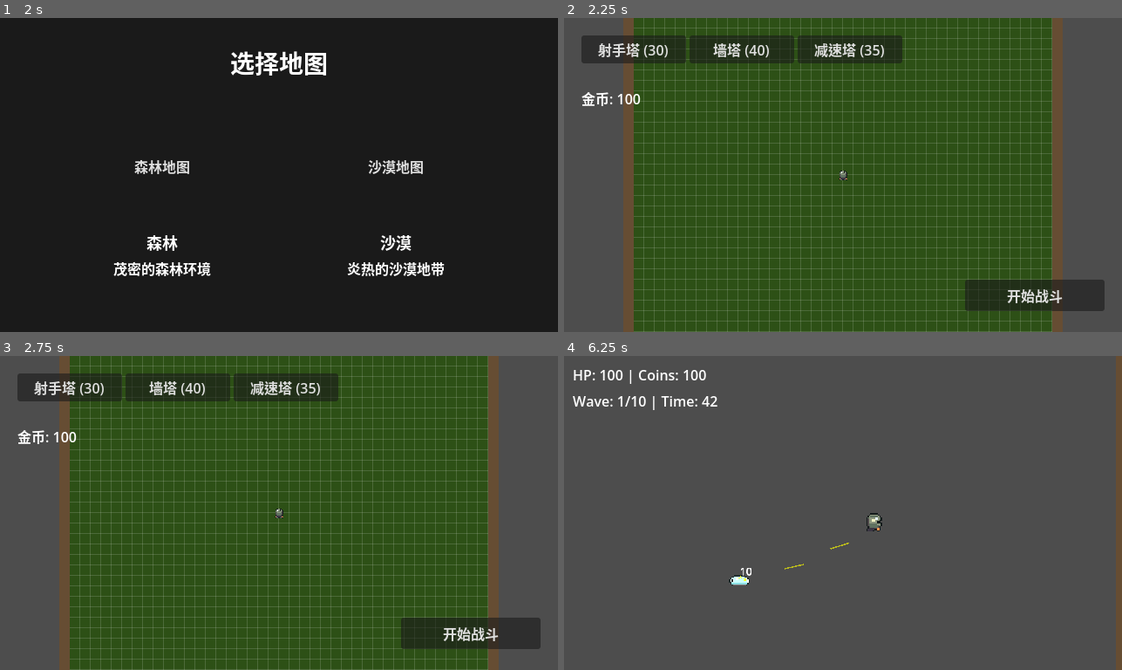
Above: before the commit, frames 1-4 (two rows, left to right).
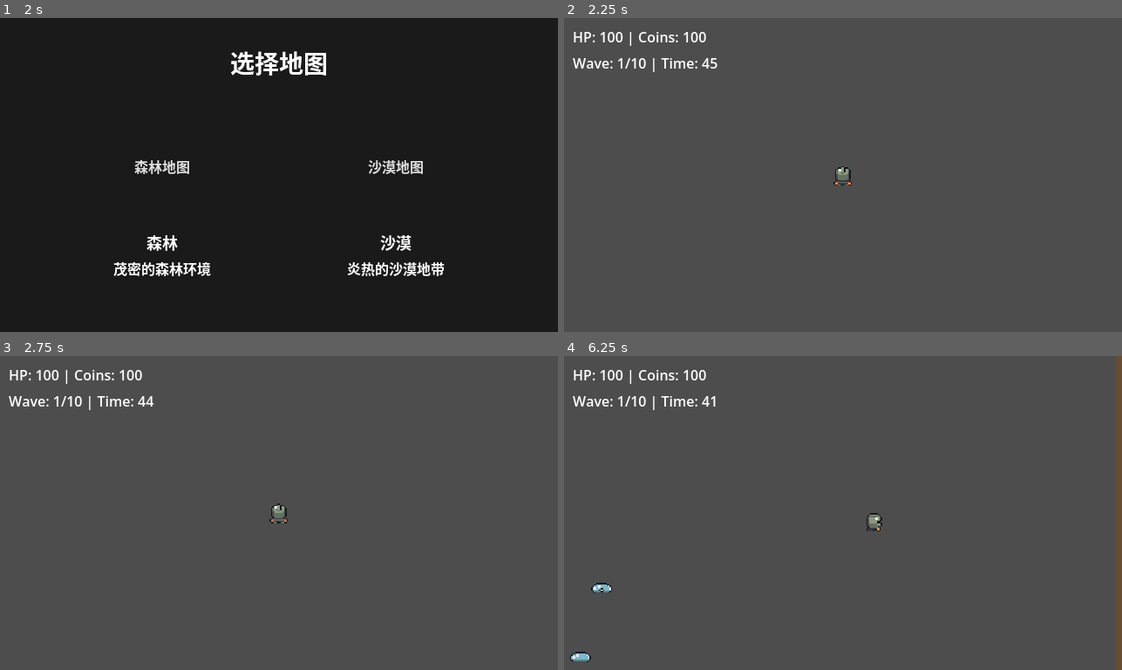
Above: after the commit, the same moments.

Repository: felang/utoland
Game: Godot game, scene res://scenes/ui/start_menu.tscn
Two runs of this game, one before a commit and one after it. Both use one fixed random seed, a clock stepped at 60 frames per second and the inputs below.
Inputs (mouse positions are in pixels of both pictures, inside the frame that each line leads up to):
- Up to frame 1 (2 s): click "Start Game" at 0.5 s; click "选择" at 1.25 s
- Up to frame 2 (2.25 s): click "森林地图" at 2 s
- Up to frame 3 (2.75 s): no input
- Up to frame 4 (6.25 s): click (1032, 632) at 2.75 s, where only the run before the commit has a clickable "开始战斗"; tap Enter at 3.5 s; move the mouse to (965, 497) at 3.52 s; hold D (move_right) 3.53-4.28 s; tap 1 at 3.6 s; click (965, 497) at 3.67 s; tap Space at 4.25 s; move the mouse to (731, 528) at 4.27 s; hold S (move_down) 4.28-5.03 s; tap 2 at 4.35 s; move the mouse to (898, 443) at 5.02 s; hold D (move_right) 5.03-5.78 s; tap 3 at 5.1 s; move the mouse to (815, 575) at 5.77 s; hold W (move_up) from 5.78 s (still down); tap 4 at 5.85 s; click (815, 575) at 5.92 s

Frame 1 is identical in both runs. In frame 2, 80% of the frame differs, in the area x 1-97%, y 0-100%; in frame 3, 80%; in frame 4, 0.4%.

Commit message:
feat: 跳过塔布置阶段，场景流程改为 map_select → main → shop → main
Co-Authored-By: Claude Opus 4.6 <noreply@anthropic.com>

Diff:
--- a/scripts/systems/shop_manager.gd
+++ b/scripts/systems/shop_manager.gd
@@ -322,4 +322,4 @@
 	_update_ui()
 
 func _on_confirm_pressed() -> void:
-	SceneManager.go_to(Enums.Scene.PLACEMENT)
+	SceneManager.go_to(Enums.Scene.MAIN)
--- a/scripts/ui/main.gd
+++ b/scripts/ui/main.gd
@@ -1,14 +1,12 @@
 extends Node2D
 
 func _ready() -> void:
-	# 恢复布置的塔
-	for tower_data: Dictionary in GameData.tower_inventory:
-		var tower_type: String = tower_data["type"]
-		var tower_pos: Vector2 = tower_data["position"]
-
-		var tower: Node2D = SceneFactory.create_tower(tower_type)
-		if tower:
-			tower.global_position = tower_pos
-			add_child(tower)
-
-	# 不再清空 tower_inventory，保留已布置的塔数据供下次布置场景使用
+	# 塔防阶段暂时跳过（后续版本恢复）
+	# for tower_data: Dictionary in GameData.tower_inventory:
+	# 	var tower_type: String = tower_data["type"]
+	# 	var tower_pos: Vector2 = tower_data["position"]
+	# 	var tower: Node2D = SceneFactory.create_tower(tower_type)
+	# 	if tower:
+	# 		tower.global_position = tower_pos
+	# 		add_child(tower)
+	pass
--- a/scripts/ui/map_select.gd
+++ b/scripts/ui/map_select.gd
@@ -28,5 +28,5 @@
 	var md: MapData = GameConfig.maps[map_id]
 	print("选择地图: ", md.display_name)
 
-	# 跳转到塔布置场景
-	SceneManager.go_to(Enums.Scene.PLACEMENT)
+	# 跳转到战斗场景
+	SceneManager.go_to(Enums.Scene.MAIN)
